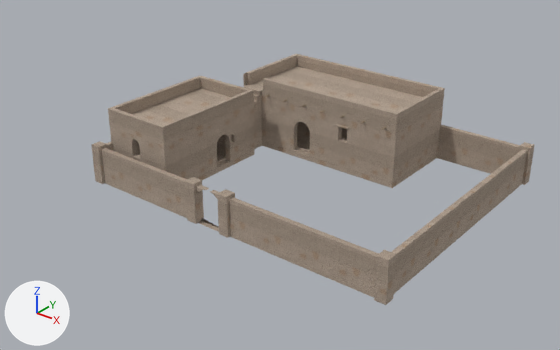
Two versions of the glTF model assets/models/kit/court_25.glb, one commit apart.
Before and after are seen from a 50 mm lens placed at (27.5, -37.9, 23.1), pointed at (-0.2, -3.2, 1.6). The lights are fixed; the arrows at lower left show +X, +Y and +Z. The first picture is the older version. Vertices at exactly the same position are counted once.

The first picture shows 'court'.
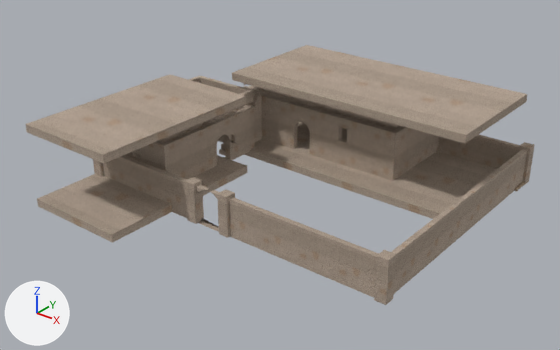
The newer file is also rescaled (x0.5), turned or shifted as a whole; pictures and numbers use the older file's frame.

The change in detail:
me_cube_001 is used by ob_court; location (0.0, 0.0, 0.0).
me_cube_001 had 9665 vertices, 19086 faces and spanned x -11.4..11.4, y -9.1..9.1, z 0.0..5.2.
me_cube_001 now has 9614 vertices, 18982 faces and spans x -11.4..11.4, y -13.7..9.1, z 0.0..6.0.
me_cube_001 part 1: the loose piece of 56 vertices spanning x -8.1..4.7, y 2.5..8.7, z 0.0..0.4 is scaled about its middle by 1.38, then moved by (3.2, -0.8, 0.1).
me_cube_001 part 2: the loose piece of 56 vertices spanning x -8.1..4.7, y 2.5..8.7, z 3.9..4.3 is scaled about its middle by 1.38, then moved by (3.2, -0.8, 1.6).
me_cube_001 part 3: the loose piece of 56 vertices spanning x -11.0..-5.8, y -7.7..0.9, z 0.0..0.4 is scaled about its middle by 1.38, then moved by (0.6, -4.3, 0.1).
me_cube_001 part 4: the loose piece of 56 vertices spanning x -11.0..-5.8, y -7.7..0.9, z 0.0..0.4 is copied, and the copy is scaled about its middle by 1.38, then moved by (0.6, -4.3, 5.1); it spans x -11.4..-4.2, y -13.7..-1.7, z 5.0..5.6.
me_cube_001 part 5: the loose piece of 84 vertices spanning x -2.6..-2.4, y 2.1..3.1, z 4.1..4.2 is scaled about its middle by 2, then moved by (13.8, 5.5, -4.0).
me_cube_001 part 6: 3 vertices moved within x -6.2..-5.9, y -3.0..-1.7, z 2.0; 167 vertices removed from x -11.0..-5.8, y -7.7..0.9, z 0.4..4.0; 72 vertices added at x -10.7..-5.9, y -7.5..0.7, z 2.0..3.6.
me_cube_001 part 7: 7 vertices removed from x -2.2..0.0, y -8.9..-8.5, z 0.0..1.8.
Other edits to the shape of me_cube_001 do not show in these pictures.

Pixel boxes (x1, y1, x2, y2) of what changed, in the pictures (560 x 350 px; the box of a moved part takes in the faces that stretch with it):
'court', reshaped (15% wider)
    before: (91, 54, 535, 305)
    after: (25, 45, 535, 305)
part 1 of me_cube_001, moved or reshaped
    before: (262, 122, 437, 188)
    after: (244, 122, 498, 219)
part 2 of me_cube_001, moved or reshaped
    before: (244, 66, 443, 133)
    after: (232, 45, 527, 143)
part 3 of me_cube_001, moved or reshaped
    before: (197, 141, 254, 180)
    after: (37, 155, 248, 242)
part 4 of me_cube_001, added (beige)
    after: (25, 74, 246, 163)
part 5 of me_cube_001, moved or reshaped (not visible before)
    after: (514, 180, 529, 191)
part 6 of me_cube_001, built on (mostly hidden afterwards)
    before: (109, 88, 254, 161)
    after: (188, 121, 230, 159)
part 7 of me_cube_001, deleted (brown)
    before: (103, 166, 187, 218)
